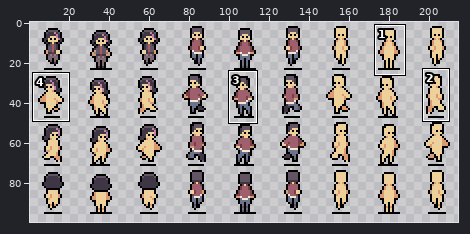
Pixel-art file, stored at ART/Jacson/Sprites/StudentNPCs.aseprite. The picture above shows the old version from afar; the outline marks the close-up.
Close-up. Earlier state:
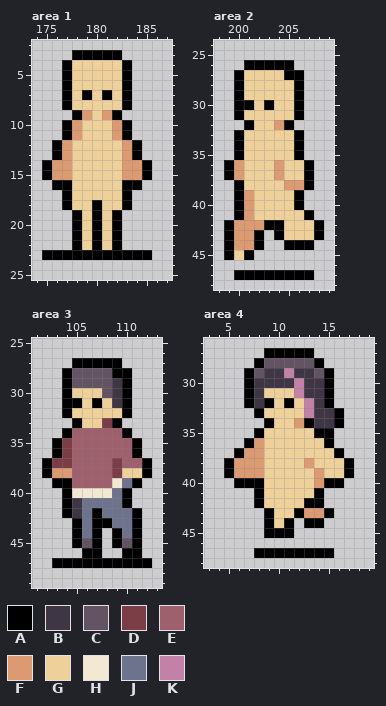
288x192 pixels, 1 frame. Shown: area 1: x 174..187, y 2..25; area 2: x 198..209, y 24..48; area 3: x 101..113, y 25..49; area 4: x 3..19, y 26..48. The wide view leaves out empty margins. The commit also changed other parts of the picture, which this record leaves out.
Visible layers, top first: "Hair", "Clothes", "Skin".
Palette (. is transparent): A #000000  B #3f3645  C #635463  D #7b3e46  E #9e606d  F #dc9a72  G #eed09b  H #f2e9d3  J #6d738d  K #c381a7
Pixels before, area 1, first column x 175:
 3 ...AAAAA...
 4 ..AGGGGGA..
 5 ..AGGGGGA..
 6 ..AGGGGGA..
 7 ..AGAGAGA..
 8 ..AGGGGGA..
 9 ...AFGFA...
10 ..AFGGGFA..
11 ..AFGGGFA..
12 .AFGGGGGFA.
13 .AFGGGGGFA.
14 AFFGGGGGFFA
15 AFFGGGGGFFA
16 .AAGGGGGAA.
17 ..AGGGGGA..
18 ..AGGAGGA..
19 ...AGAGA...
20 ...AGAGA...
21 ...AGAGA...
22 ...AGAGA...
23 AAAAAAAAAAA
Pixels before, area 2, first column x 199:
26 ..AAAAA...
27 .AGGGGAA..
28 .AGGGGGA..
29 .AGGGGGA..
30 .AAGAGGA..
31 .AGGGGGA..
32 ..AGGFA...
33 .AGGGGGA..
34 .AGGGGGA..
35 .AGGGGGA..
36 AFGGGFGGA.
37 AFGGGFGGA.
38 .AGGGGFFA.
39 .AFGGGGA..
40 .AFGGGGA..
41 .AFGGGGGA.
42 AFFFAAGGGA
43 AFFA.AGGGA
44 AFFA..AAA.
45 AGA.......
46 ..........
47 .AAAAAAAA.
Pixels before, area 3, first column x 102:
27 ...AAAAA...
28 ..ACCCCAA..
29 ..ACCCCBA..
30 ..AGGGCBA..
31 ..AAGAGBA..
32 ..AGGGGGA..
33 ...AGGDA...
34 ..AEEEEEA..
35 .ADEEEEEEA.
36 .ADEEEEEEA.
37 ADDEEEEDEEA
38 AFFEEEEDGGA
39 .AAEEEEHJA.
40 ..AHHHHJA..
41 ..ABJJJJA..
42 ..ABJAJJJA.
43 ...AJAAJJA.
44 ...AJA.AJA.
45 ...ACA.ACA.
46 ....AA..AA.
47 .AAAAAAAAAA
Pixels before, area 4, first column x 5:
27 ....AAAAA....
28 ...ACCCCCA...
29 ..ACBBKBBCA..
30 ..ABBBBKBBA..
31 ..ABGGGKBBA..
32 ..ABAGAGKBA..
33 ...AGGGGKBBA.
34 ....AGGFABBA.
35 ...AGGGGGAA..
36 ..AFGGGGGGA..
37 .AFFGGGGGGGA.
38 AFFFGGGGFGGGA
39 AFFFGGGGGFGGA
40 .AAAGGGGGFAA.
41 ...AGGGGGA...
42 ...AGGGGAA...
43 ....AGGAFFA..
44 ....AGA.AA...
45 ....AAA......
46 .............
47 ...AAAAAAAA..
Once edited:
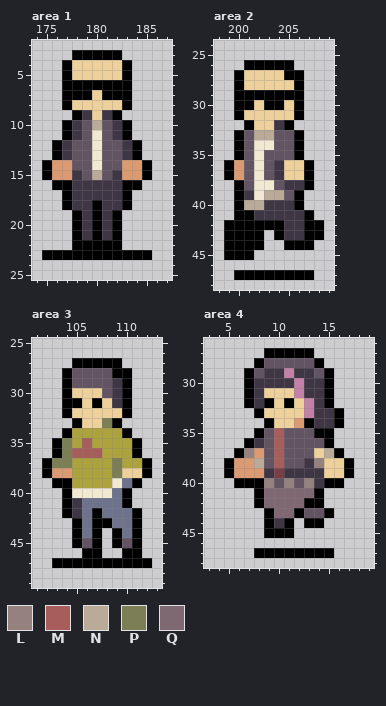
Colours new in this view: L #95827f  M #a75d59  N #baab99  P #7c7f55  Q #806873
Change:
colour E: #9e606d -> #ada33d
Changed rows in their new state; - is a pixel that keeps its letter.
Area 1, layer "Clothes":
first column x 177:
 6 -AAAAA-
 7 -A---A-
 9 --B-B--
10 -BCNCB-
11 -BCHCB-
12 BCCHCCB
13 BCCHCCB
14 -CCHCC-
15 -BCNCB-
16 -BBBBB-
17 -BBBBB-
18 -BB-BB-
19 --B-B--
20 --B-B--
21 --B-B--
22 --A-A--
Area 2, layer "Clothes":
first column x 200:
29 -AAAAA--
30 ----A---
32 ----B---
33 -CNNCC--
34 -CHHCC--
35 -CHCCC--
36 -CHCB---
37 -CHCB---
38 -CHHCBB-
39 -BHNNC--
40 -NNBBB--
41 -ABBBBB-
42 AAA--BBA
43 AA---BBA
44 AA------
45 A-------
Area 3, layer "Clothes":
first column x 103:
33 -----P-
35 -P-M---
36 -PMMM--
37 PP----P
38 ------P
Area 4, layer "Clothes":
first column x 7:
35 --CMCCC--
36 -BCMCCCC-
37 L-CMCCC-N
38 -NCMCCBL-
39 --BDBBBB-
40 --LCLCLB-
41 --QQQQQ--
42 --QQQQ---
43 ---QQ-CC-
44 ---B-----
